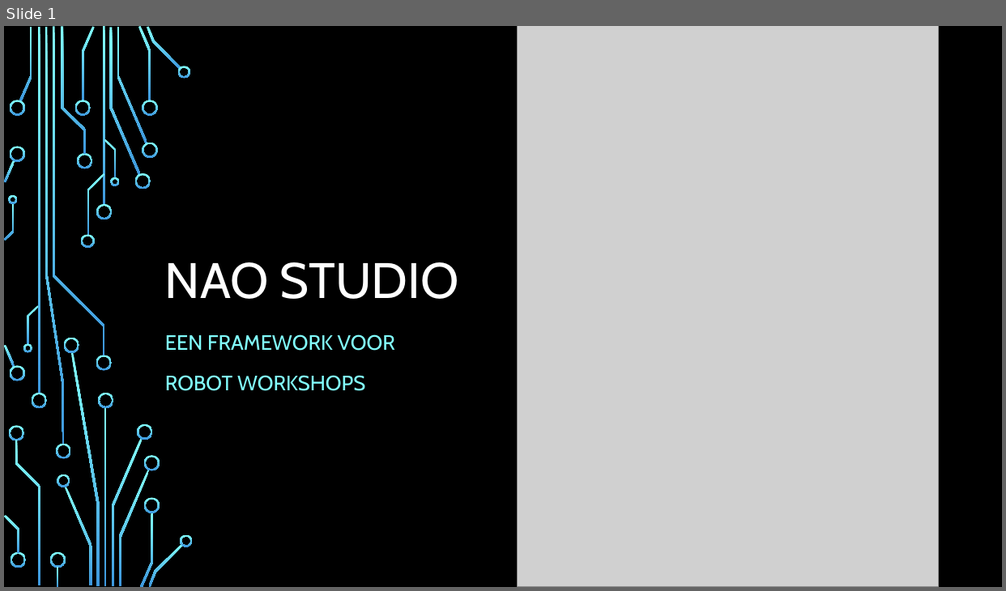
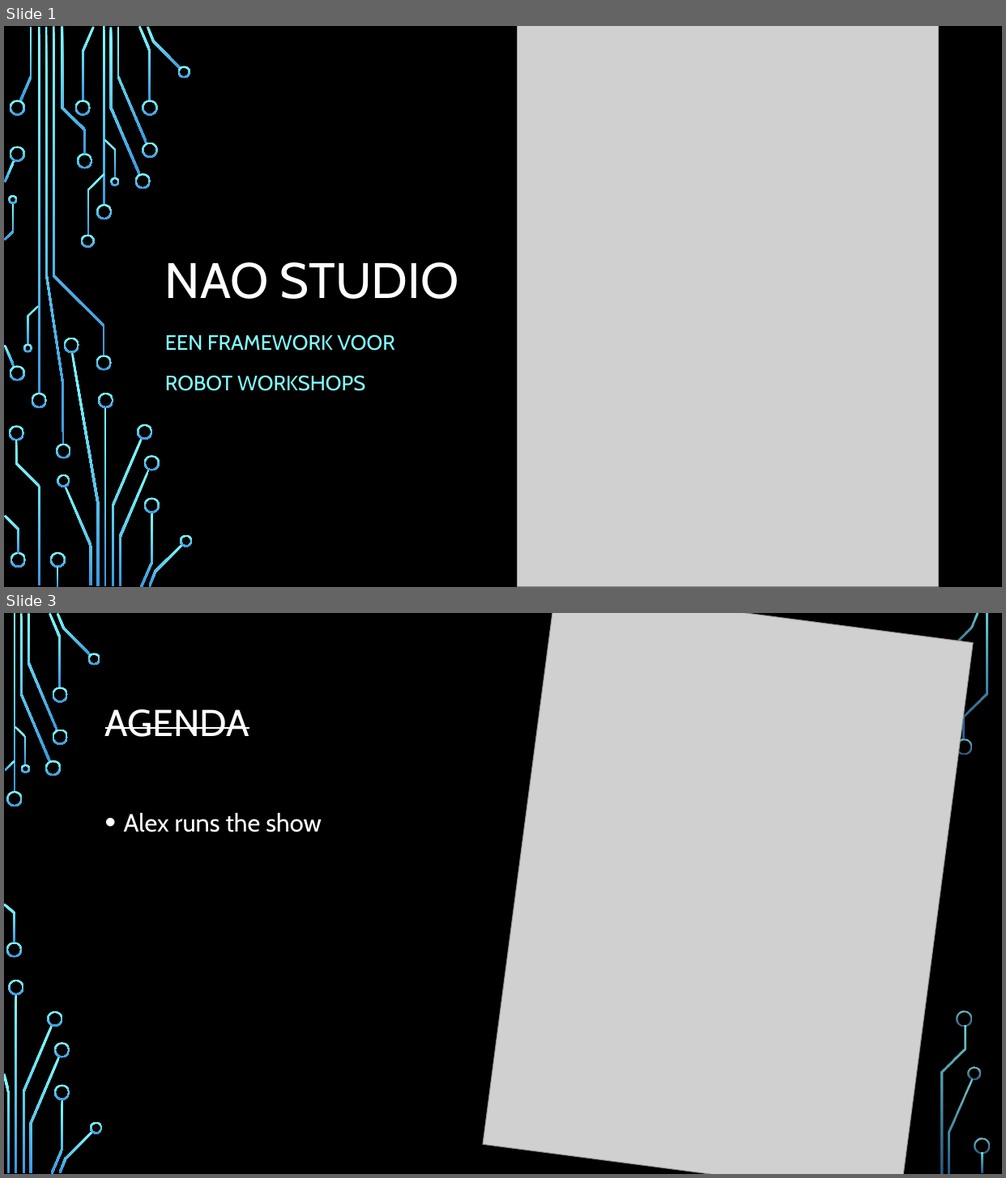
Before and after one commit to frankugh/nao_control, a slide deck: py3_script_runner/assets/presentations/Demo NAO Studio.pptx. Shown one above the other, each under a label of ours: slide 1 before the commit, slides 1 and 3 after it; the slides between them are not shown. The pictures are 1006x591 and 1006x1178 pixels, drawn with LibreOffice and Linux fonts; fonts in the diff are those of the drawing; grey boxes stand for pictures; background and template pictures are left out. Boxes give left, top, right and bottom in pixels: in the first picture for what was removed or moved away, otherwise in the second. Text is boxed around its words. In the diff, an @@ line names an element or a change of style, - is before the commit and + after.

```diff
--- a/py3_script_runner/assets/presentations/Demo NAO Studio.pptx
+++ b/py3_script_runner/assets/presentations/Demo NAO Studio.pptx
@@ slide 3 added at [4,613,1002,1174], background picture (left out) @@
@@ picture added at [483,613,973,1174] @@
@@ title added at [105,709,250,737], 36 pt, text #FFFFFF, strikethrough @@
+AGENDA
@@ text added at [124,813,322,833], 24 pt, text #FFFFFF @@
+• Alex runs the show
@@ group added at [4,613,990,1174]: 33 freeform shapes, 3 rectangles @@
```
Also in this commit, not shown: 1 other slide added, 1 slide removed, 27 other files.
